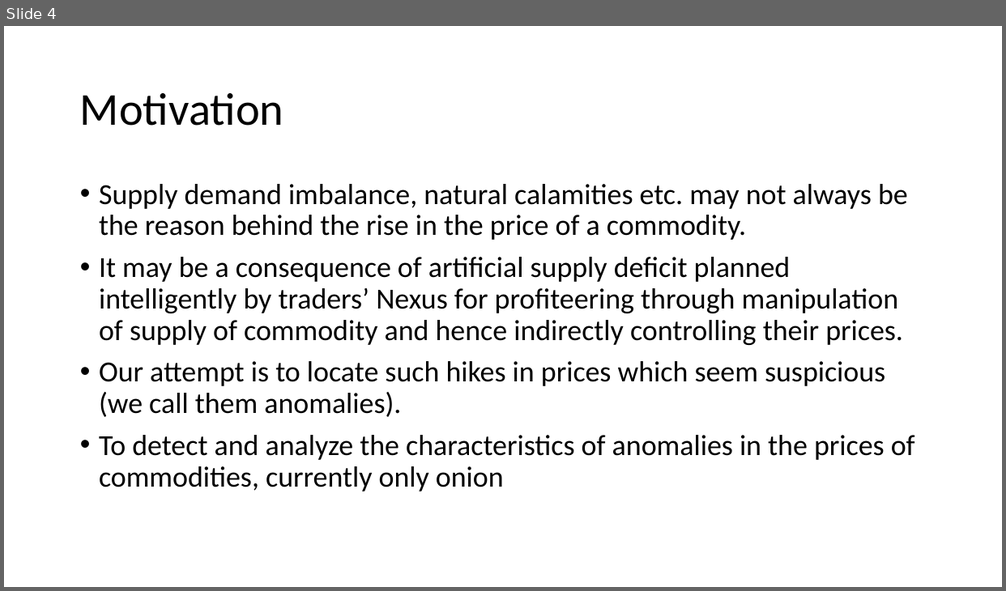
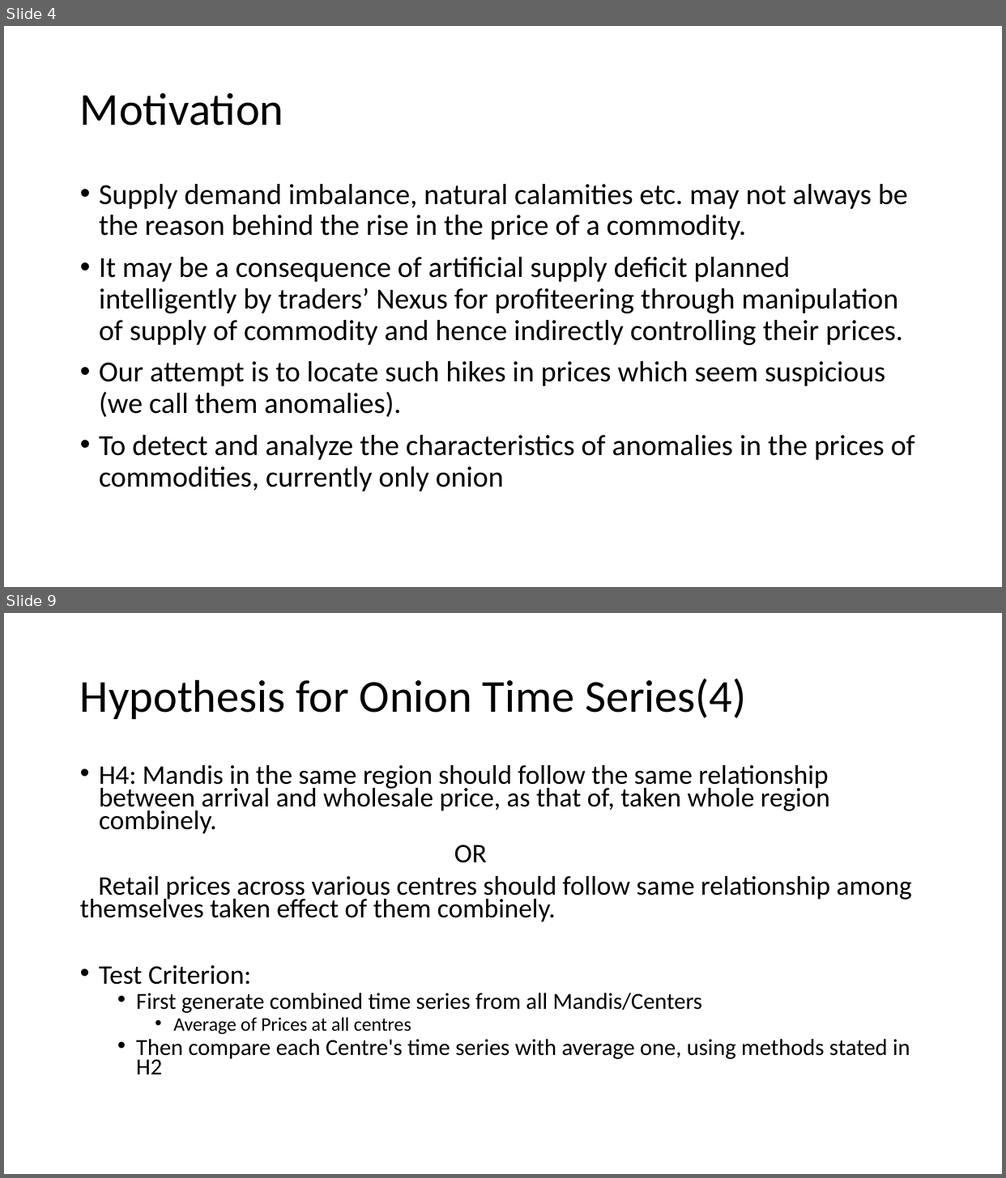
Before and after one commit to baldvaritesh/mtp, a slide deck: thesisPresentation/Thesis.pptx. Shown one above the other, each under a label of ours: slide 4 before the commit, slides 4 and 9 after it; the slides between them are not shown. The pictures are 1006x591 and 1006x1178 pixels, drawn with LibreOffice and Linux fonts; fonts in the diff are those of the drawing. Boxes give left, top, right and bottom in pixels: in the first picture for what was removed or moved away, otherwise in the second. Text is boxed around its words. In the diff, an @@ line names an element or a change of style, - is before the commit and + after.

```diff
--- a/thesisPresentation/Thesis.pptx
+++ b/thesisPresentation/Thesis.pptx
@@ slide 9 added at box(4, 613, 1002, 1174), background #FFFFFF @@
@@ title added at box(80, 679, 746, 719), 44 pt, text #000000 @@
+Hypothesis for Onion Time Series(4)
@@ text added at box(80, 765, 912, 1075), 25.9 pt, text #000000 @@
+• H4: Mandis in the same region should follow the same relationship between arrival and wholesale price, as that of, taken whole region combinely.
+OR
+Retail prices across various centres should follow same relationship among themselves taken effect of them combinely.
+• Test Criterion:
+  • First generate combined time series from all Mandis/Centers
+    • Average of Prices at all centres
+  • Then compare each Centre's time series with average one, using methods stated in H2
```
Also in this commit, not shown: 1 slide changed, 15 other slides added, 1 slide removed, 11 other files.
